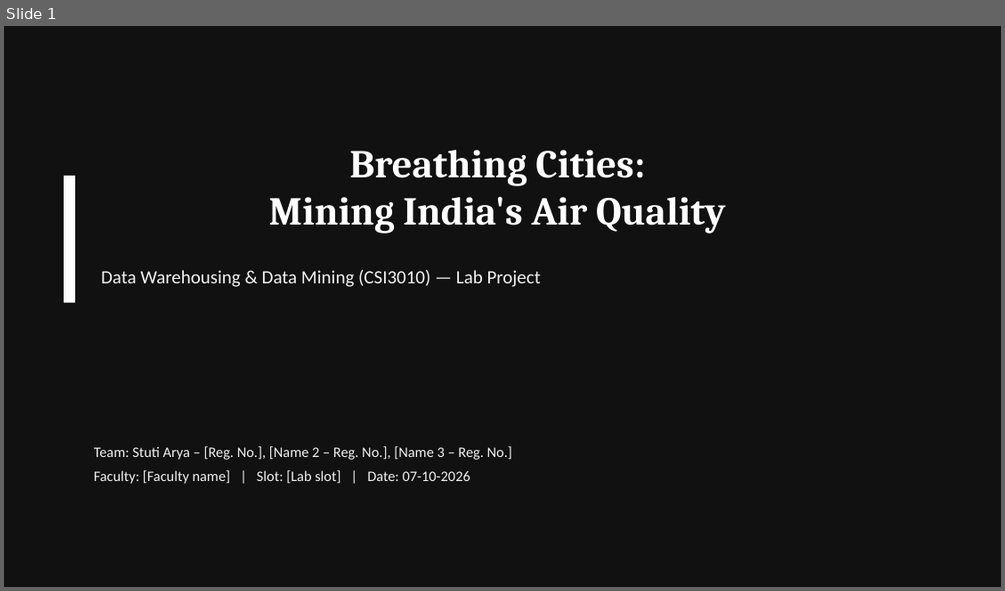
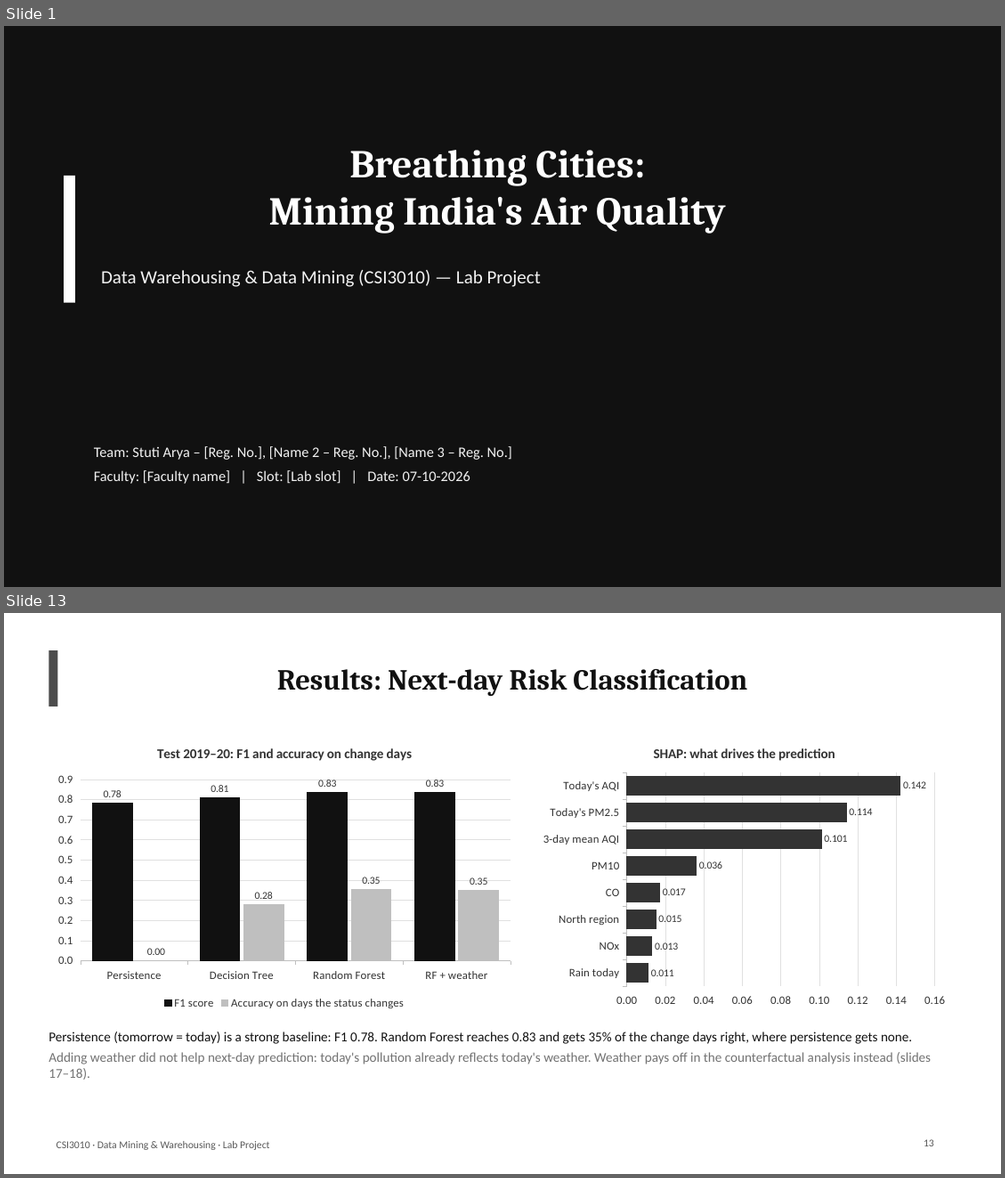
Before and after one commit to StutiArya2/breathing-cities-dwdm, a slide deck: docs/Breathing_Cities_DWDM.pptx. Shown one above the other, each under a label of ours: slide 1 before the commit, slides 1 and 13 after it; the slides between them are not shown. The pictures are 1005x591 and 1005x1178 pixels, drawn with LibreOffice and Linux fonts; fonts in the diff are those of the drawing. Boxes give left, top, right and bottom in pixels: in the first picture for what was removed or moved away, otherwise in the second. Text is boxed around its words. In the diff, an @@ line names an element or a change of style, - is before the commit and + after.

Commit message:
Real-data pipeline: weather source, fact constellation, experiments
- Add Open-Meteo weather as a second source (fact_weather, dim_weather_condition)
  and station-level drill-down (fact_station_air_quality, dim_station)
- Flag Ahmedabad's faulty CO sensor; cap AQI at 500
- New OLAP queries: station drill-down, weather dice, drill-across
- Classification vs persistence baseline with SHAP; context and co-pollution rules;
  weather-adjusted forecasting; lockdown and Diwali counterfactuals with placebo
- 10-tab dashboard, run_all.py, rewritten README and 20-slide deck with results

```diff
--- a/docs/Breathing_Cities_DWDM.pptx
+++ b/docs/Breathing_Cities_DWDM.pptx
@@ slide 13 added at <box>4,613,1001,1174</box>, background #FFFFFF @@
@@ rectangle added at <box>48,650,57,706</box>, fill #4D4D4D @@
@@ title added at <box>277,669,747,696</box>, 28 pt, text #111111, bold @@
+Results: Next-day Risk Classification
@@ column chart added at <box>48,732,520,1013</box> @@
+title "Test 2019–20: F1 and accuracy on change days"
+categories: Persistence, Decision Tree, Random Forest, RF + weather
+F1 score: 0.78, 0.81, 0.83, 0.83
+Accuracy on days the status changes: 0, 0.28, 0.35, 0.35
@@ bar chart added at <box>535,732,954,1013</box> @@
+title "SHAP: what drives the prediction"
+categories: Rain today, NOx, North region, CO, PM10, 3-day mean AQI, Today's PM2.5, Today's AQI
+Series 1: 0.011, 0.013, 0.015, 0.017, 0.036, 0.101, 0.114, 0.142
@@ text added at <box>48,1031,930,1079</box>, 13 pt, text #737373 @@
+Persistence (tomorrow = today) is a strong baseline: F1 0.78. Random Forest reaches 0.83 and gets 35% of the change days right, where persistence gets none.
+Adding weather did not help next-day prediction: today's pollution already reflects today's weather. Weather pays off in the counterfactual analysis instead (slides 17–18).
@@ text added at <box>57,1141,269,1150</box>, 10 pt, text #595959 @@
+CSI3010 · Data Mining & Warehousing · Lab Project
@@ page number added at <box>923,1139,934,1146</box>, 10 pt, text #595959 @@
+13
```
Also in this commit, not shown: 10 slides changed, 8 other slides added, 18 other files.
